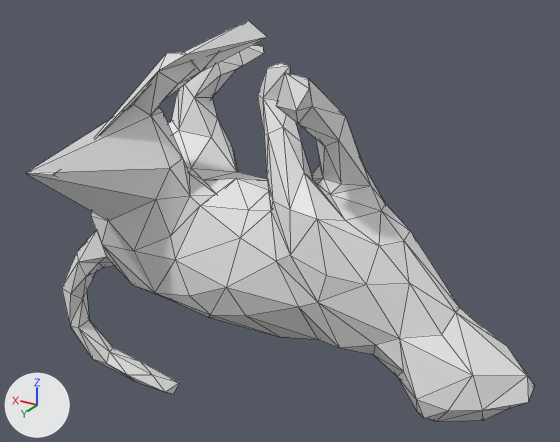
Two versions of the OBJ model mesh_cnn/datasets/random_walks/T555.obj, one commit apart.
Both versions are drawn from a 50 mm lens placed at (-1.109, 1.693, 0.92), pointed at (-0.092, -0.002, 0.073). The axes (+X, +Y, +Z) are drawn at lower left. The lights are the same throughout. Mesh edges are drawn as thin lines. Where no turn or scale is listed for an object, it has been applied to the vertices.

Script lines for the objects in view, before the commit:
```python
me_t555 = bpy.data.meshes.new('T555')
me_t555.from_pydata(...)  # 252 vertices, 500 faces; spans x -0.82..0.75, y -0.25..0.45, z -0.7..0.58
ob_t555 = bpy.data.objects.new('T555', me_t555)
ob_t555.location = (0.0, 0.0, 0.0)
```
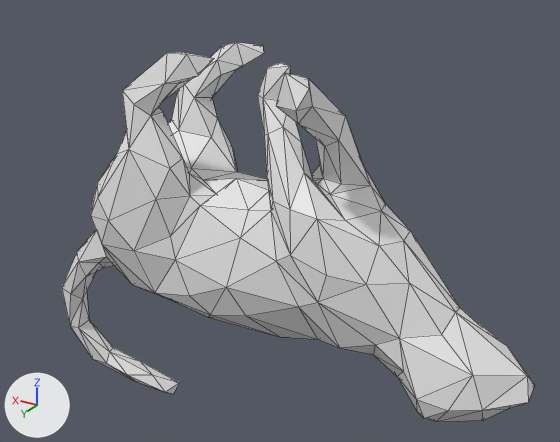
Pixel boxes (x1, y1, x2, y2) of what changed, in the pictures (560 x 442 px; the box of a moved part takes in the faces that stretch with it):
'T555', reshaped (7% narrower): before (26, 21, 534, 422); after (62, 42, 534, 422)
part 1 of me_t555, moved or reshaped: before (26, 21, 267, 221); after (97, 52, 214, 221)

The change in detail:
me_t555 has 252 vertices, 500 faces and spans x -0.82..0.75, y -0.25..0.45, z -0.7..0.58.
me_t555 is used by ob_t555; location (0.0, 0.0, 0.0).
Part 1, on me_t555:
Vertex 2 of me_t555 moves from (0.35, 0.31, 0.26) to (0.35, 0.11, 0.41) at pixel (122, 90).
Vertex 33 of me_t555 moves from (0.33, 0.41, 0.26) at pixel (52, 174) to (0.36, 0.14, 0.23) at pixel (116, 153).
Vertex 36 of me_t555 moves from (0.37, 0.45, 0.27) at pixel (25, 173) to (0.28, 0.17, 0.27) at pixel (128, 149).
Vertex 51 of me_t555 moves from (0.19, 0.14, 0.48) at pixel (158, 71) to (0.17, 0.14, 0.45) at pixel (164, 83).
Vertex 60 of me_t555 moves from (0.1, -0.15, 0.58) at pixel (248, 20) to (0.07, 0.06, 0.52) at pixel (214, 58).
Vertex 71 of me_t555 moves from (0.05, -0.18, 0.54) at pixel (267, 36) to (0.07, 0.12, 0.48) at pixel (198, 75).
